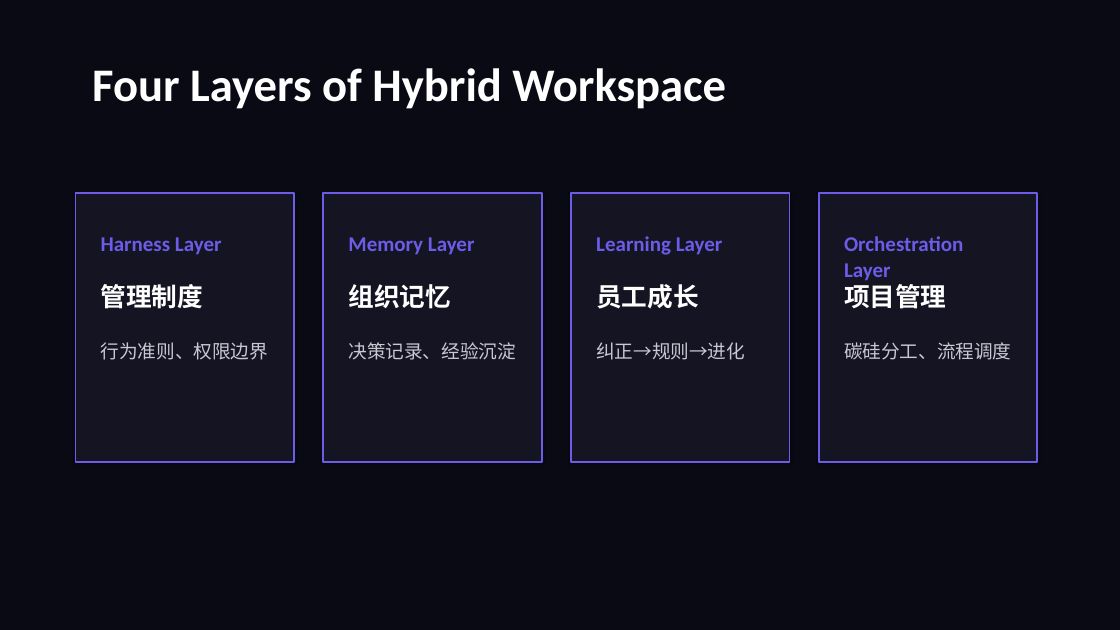
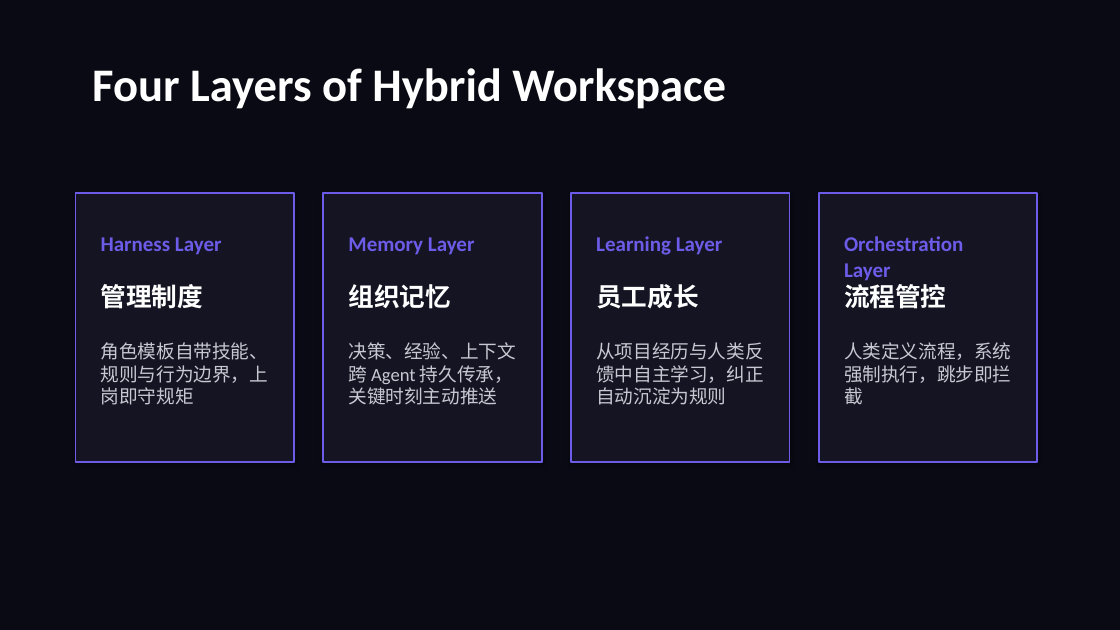
Before and after one commit to GhostComplex/hybrid-workspace, a slide deck: slide 5 of product/hybrid-workspace-pitch.pptx. Drawn at 1120x630 pixels with LibreOffice and Linux fonts; fonts in the diff are those of the drawing. Boxes give left, top, right and bottom in pixels: in the first picture for what was removed or moved away, otherwise in the second. Text is boxed around its words. In the diff, an @@ line names an element or a change of style, - is before the commit and + after.

Commit message:
docs: sync product docs with GitHub Pages (4/13 discussion)
- Flow → Process throughout all docs
- Four layer descriptions aligned with index.html
- Pain points rewritten: grouped by Build/Train/Process, P-numbers removed
- Build: added shared knowledge space (Agent 版飞书文档/Wiki)
- Train: emphasize agent self-learning, scene-triggered recall, slogan alignment
- Process: human-defined process, system-enforced, kill switch as fallback
- Orchestration Layer Chinese label: 项目管理 → 流程管控
- PRD: removed Discord reference from subtitle
- Pitch deck: regenerated PPTX with all updates, renamed to hybrid-workspace-pitch.pptx

```diff
--- a/product/hybrid-workspace-pitch.pptx
+++ b/product/hybrid-workspace-pitch.pptx
@@ text at [844, 280, 947, 309]: text changed @@
-项目管理
+流程管控
@@ text at [101, 342, 268, 405]: text changed @@
-行为准则、权限边界
+角色模板自带技能、规则与行为边界，上岗即守规矩
@@ text at [348, 342, 515, 405]: text changed @@
-决策记录、经验沉淀
+决策、经验、上下文跨 Agent 持久传承，关键时刻主动推送
@@ text at [596, 342, 763, 405]: text changed @@
-纠正→规则→进化
+从项目经历与人类反馈中自主学习，纠正自动沉淀为规则
@@ text at [844, 342, 1011, 404]: text changed @@
-碳硅分工、流程调度
+人类定义流程，系统强制执行，跳步即拦截
```
Also in this commit, not shown: 5 other slides changed, 3 other files.
